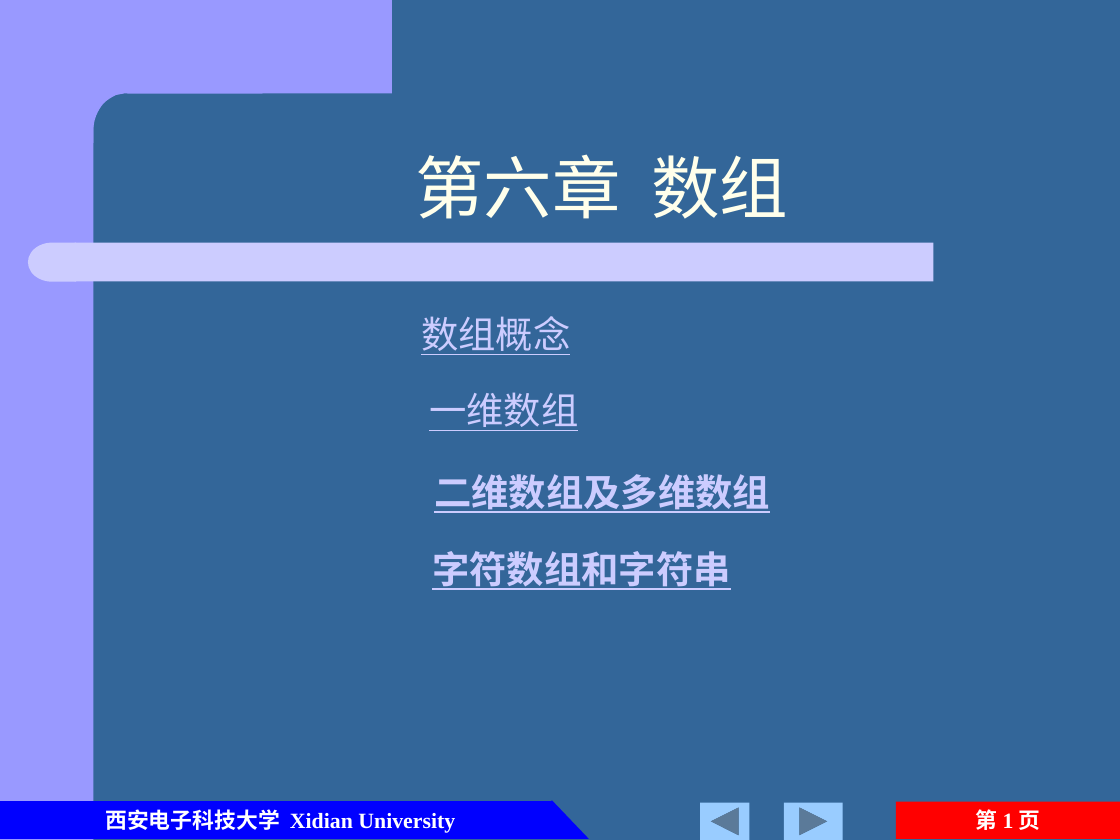
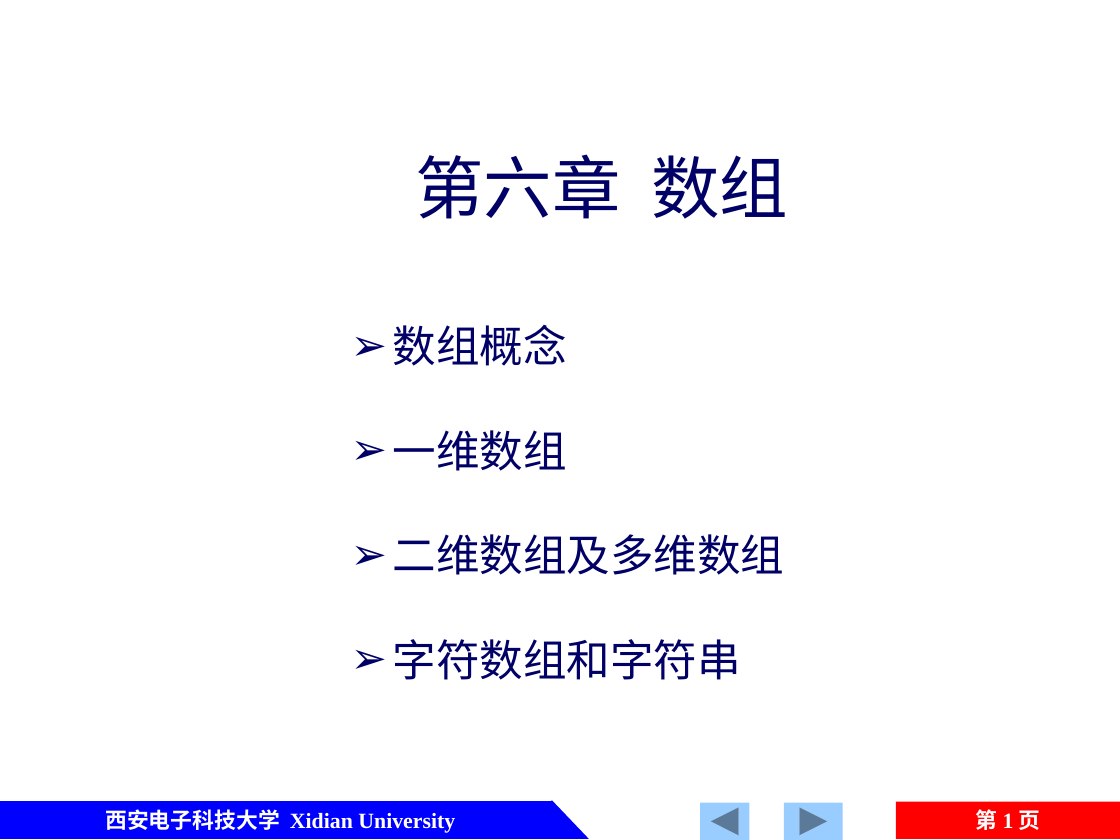
Before and after one commit to jtrfid/C-Repositories, a slide deck: slide 1 of 2016/C语言/课件/第6章 数组.pptx. Drawn at 1120x840 pixels with LibreOffice and Linux fonts; fonts in the diff are those of the drawing. Boxes give left, top, right and bottom in pixels: in the first picture for what was removed or moved away, otherwise in the second. Text is boxed around its words. In the diff, an @@ line names an element or a change of style, - is before the commit and + after.

```diff
--- a/2016/C语言/课件/第6章 数组.pptx
+++ b/2016/C语言/课件/第6章 数组.pptx
@@ background #336699 to #FFFFFF @@
@@ text "第六章 数组" at <box>415,154,788,219</box>: text colour #FFFFEB to #000066 @@
@@ group removed at <box>0,0,934,840</box>: 1 rectangle, 1 freeform shape, 1 rounded rectangle, 1 flow chart delay @@
@@ text "数组概念": place and size @@
-text "数组概念" at <box>434,474,770,513</box>
+text "数组概念" at <box>393,325,784,680</box>
@@ text at <box>393,325,567,471</box>: paragraphs added @@
+➢ 数组概念
+➢ 一维数组
@@ text removed at <box>421,316,570,355</box> @@
-数组概念
@@ text removed at <box>429,392,578,431</box> @@
-一维数组
@@ text at <box>393,534,784,575</box>: size 24 to 28 pt, font Times New Roman to Noto Sans CJK SC, text colour #CCCCFF to #000066, bold off, underline off in "二维数组及多维数组"; bullet none to ➢; line spacing 1 to 2 @@
@@ text removed at <box>432,551,731,590</box> @@
-字符数组和字符串
@@ text at <box>393,639,741,680</box>: paragraph added @@
+➢ 字符数组和字符串
```
Also in this commit, not shown: 59 other slides changed, 1 other file.
